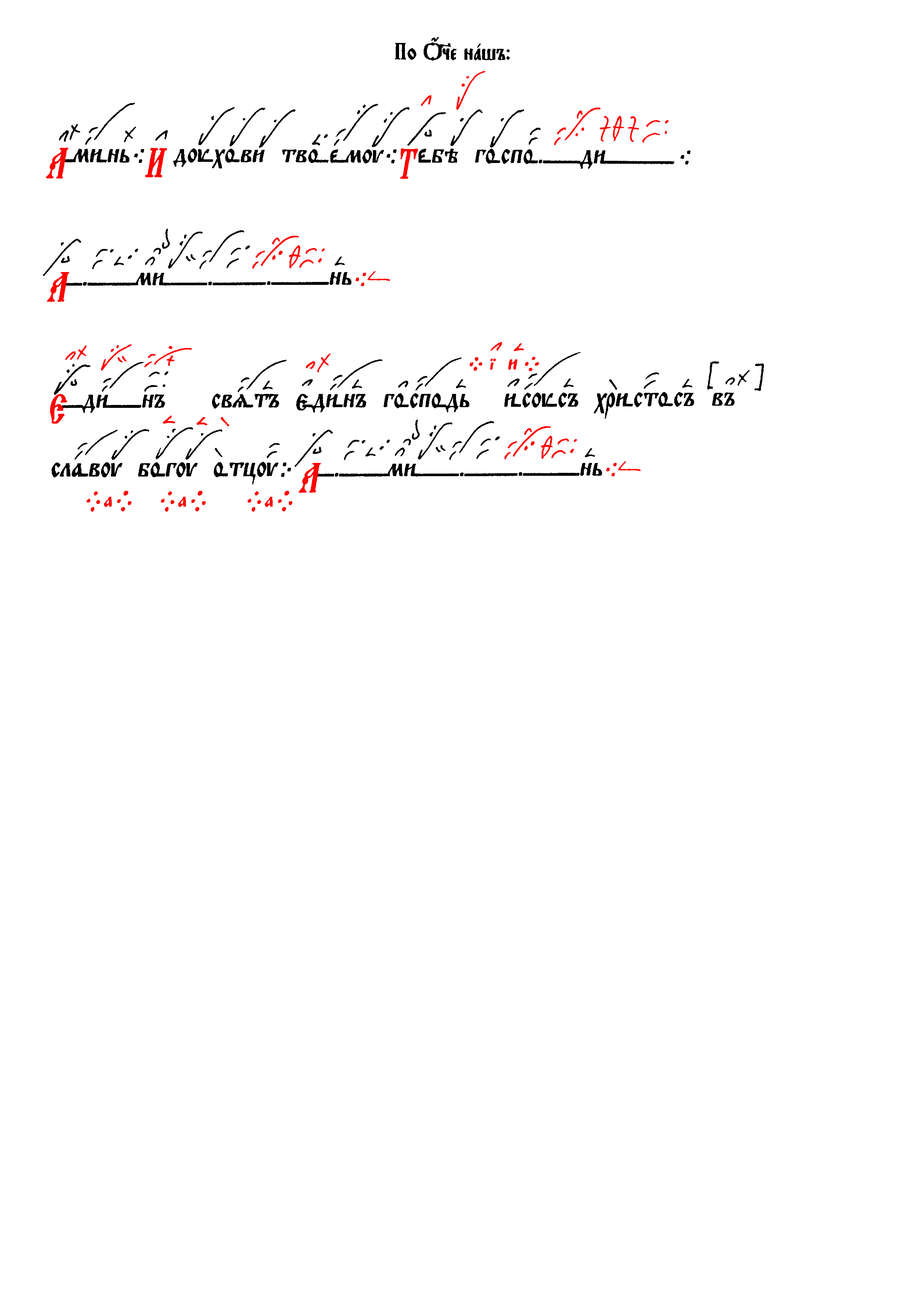
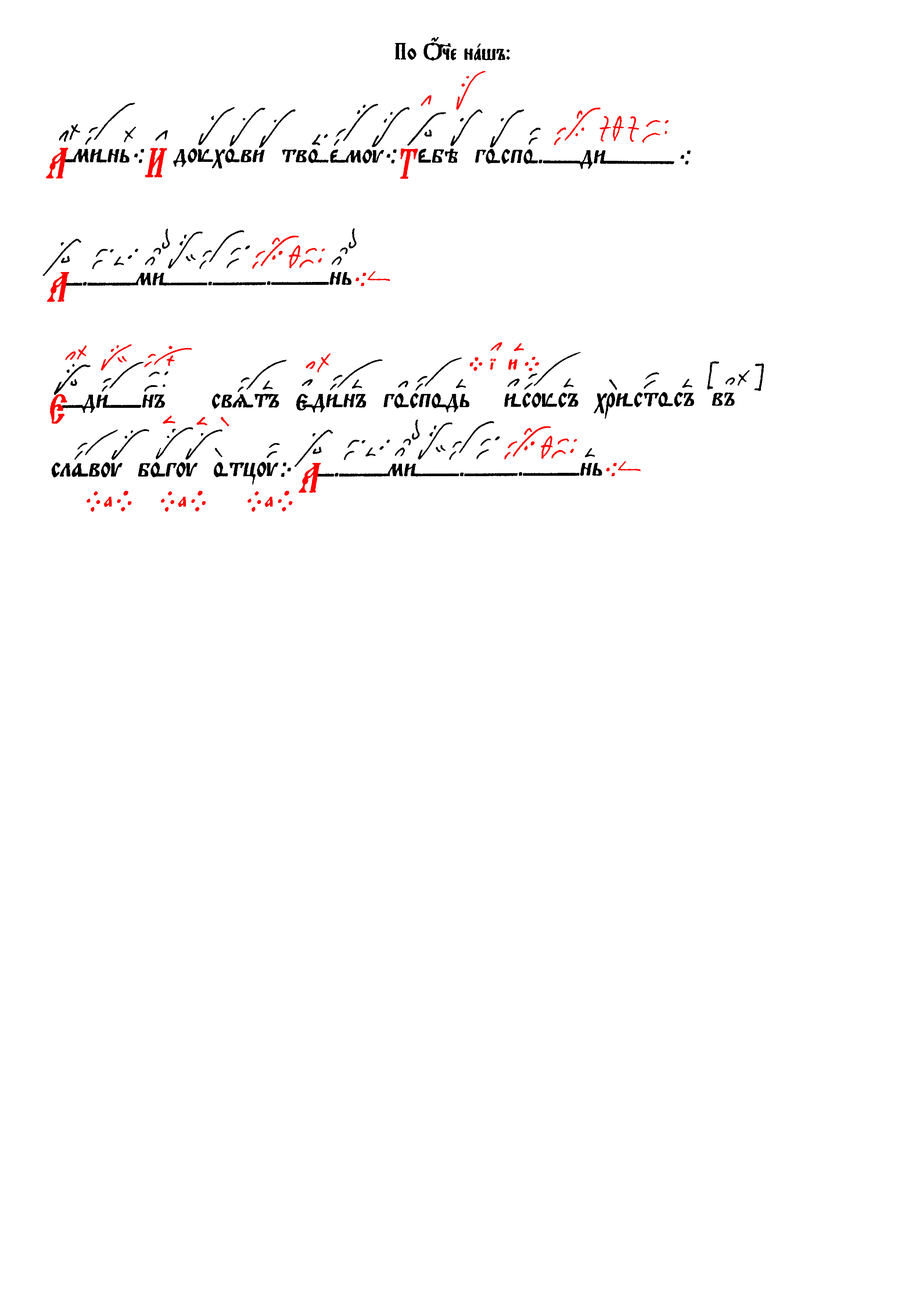
Two versions of the same layered image (923x1304). Layer-by-layer changes:
painted on "Чернила" over (331, 228, 357, 266)
